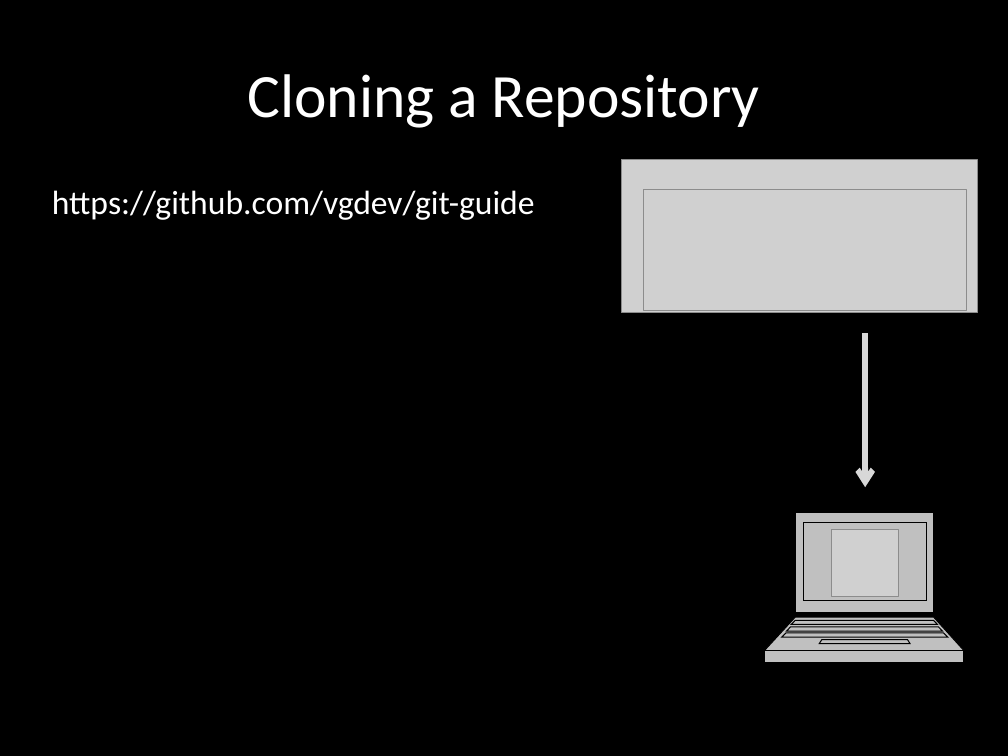
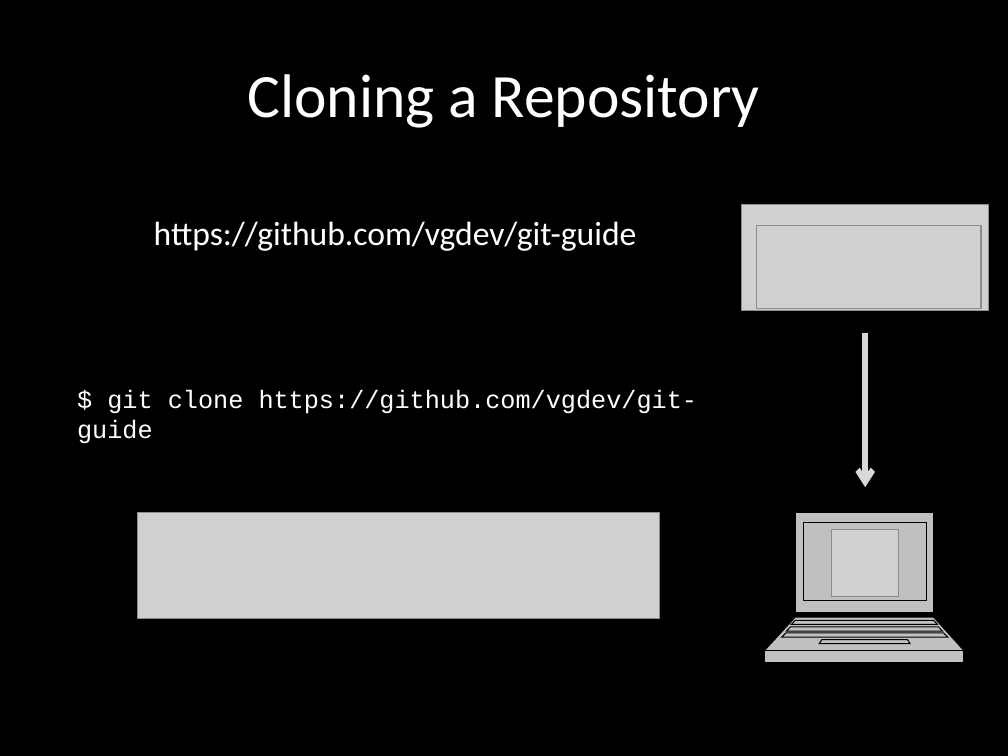
Before and after one commit to vgdev/git-guide, a slide deck: slide 31 of Git.pptx (slide 7 before the commit). Drawn at 1008x756 pixels with LibreOffice and Linux fonts; fonts in the diff are those of the drawing; grey boxes stand for pictures. Boxes give left, top, right and bottom in pixels: in the first picture for what was removed or moved away, otherwise in the second. Text is boxed around its words. In the diff, an @@ line names an element or a change of style, - is before the commit and + after.

Commit message:
Add more work on PPT

```diff
--- a/Git.pptx
+++ b/Git.pptx
@@ text "https://github.com/vgdev/git-guide" moved from (x1=52, y1=190, x2=535, y2=220) to (x1=154, y1=221, x2=637, y2=251) @@
@@ picture resized from (x1=622, y1=159, x2=978, y2=312) to (x1=742, y1=205, x2=989, y2=310) @@
@@ picture resized from (x1=643, y1=190, x2=967, y2=309) to (x1=757, y1=226, x2=982, y2=309) @@
@@ text added at (x1=77, y1=390, x2=698, y2=444), 18 pt, text #FFFFFF @@
+$ git clone https://github.com/vgdev/git-guide
@@ picture added at (x1=137, y1=512, x2=659, y2=618) @@
```
Also in this commit, not shown: 26 slides added.
